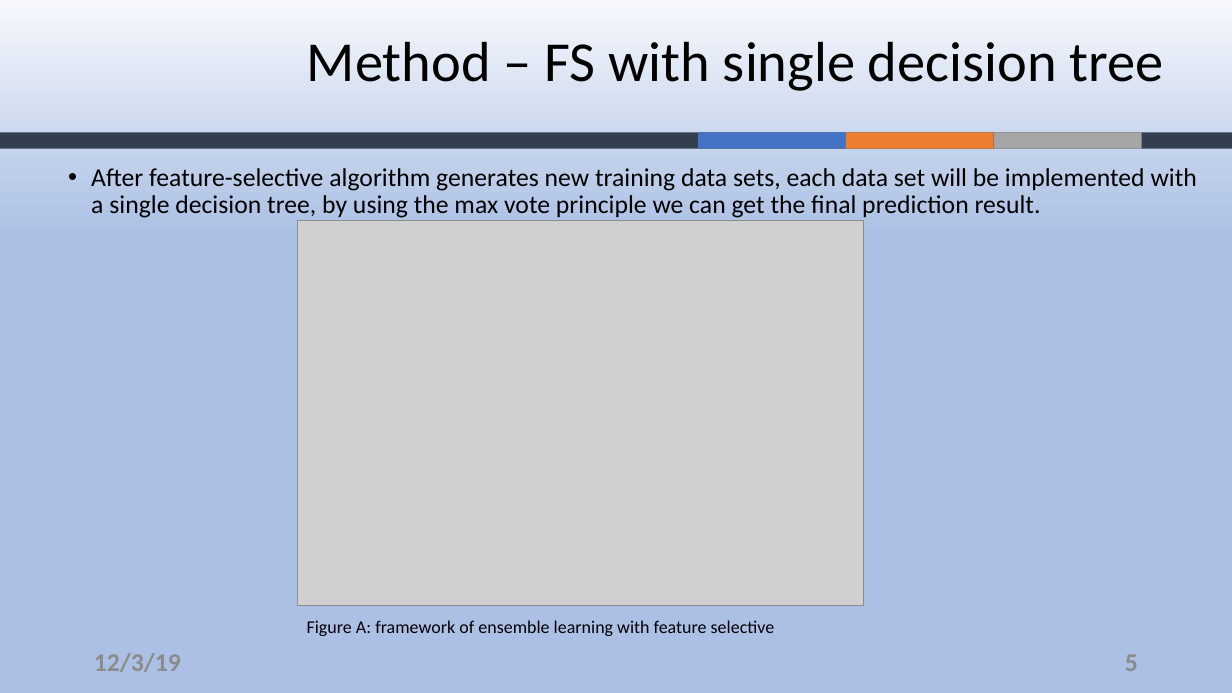
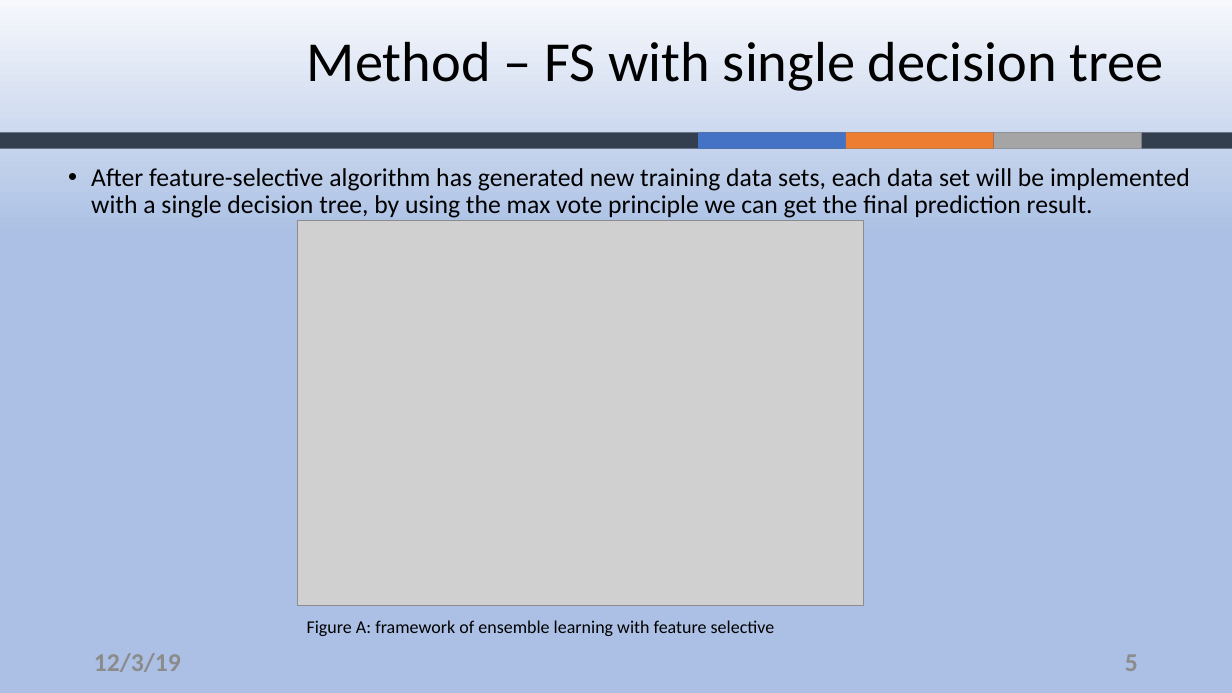
Before and after one commit to ZouYao0720/final-project-, a slide deck: slide 5 of final-presentation.pptx. Drawn at 1232x693 pixels with LibreOffice and Linux fonts; fonts in the diff are those of the drawing; grey boxes stand for pictures; background and template pictures are left out. Boxes give left, top, right and bottom in pixels: in the first picture for what was removed or moved away, otherwise in the second. Text is boxed around its words. In the diff, an @@ line names an element or a change of style, - is before the commit and + after.

Commit message:
updated svm figure and grammar

```diff
--- a/final-presentation.pptx
+++ b/final-presentation.pptx
@@ text at bbox=[91, 168, 1190, 218]: text changed @@
-• After feature-selective algorithm generates new training data sets, each data set will be implemented with a single decision tree, by using the max vote principle we can get the final prediction result.
+• After feature-selective algorithm has generated new training data sets, each data set will be implemented with a single decision tree, by using the max vote principle we can get the final prediction result.
```
Also in this commit, not shown: 8 other slides changed.
